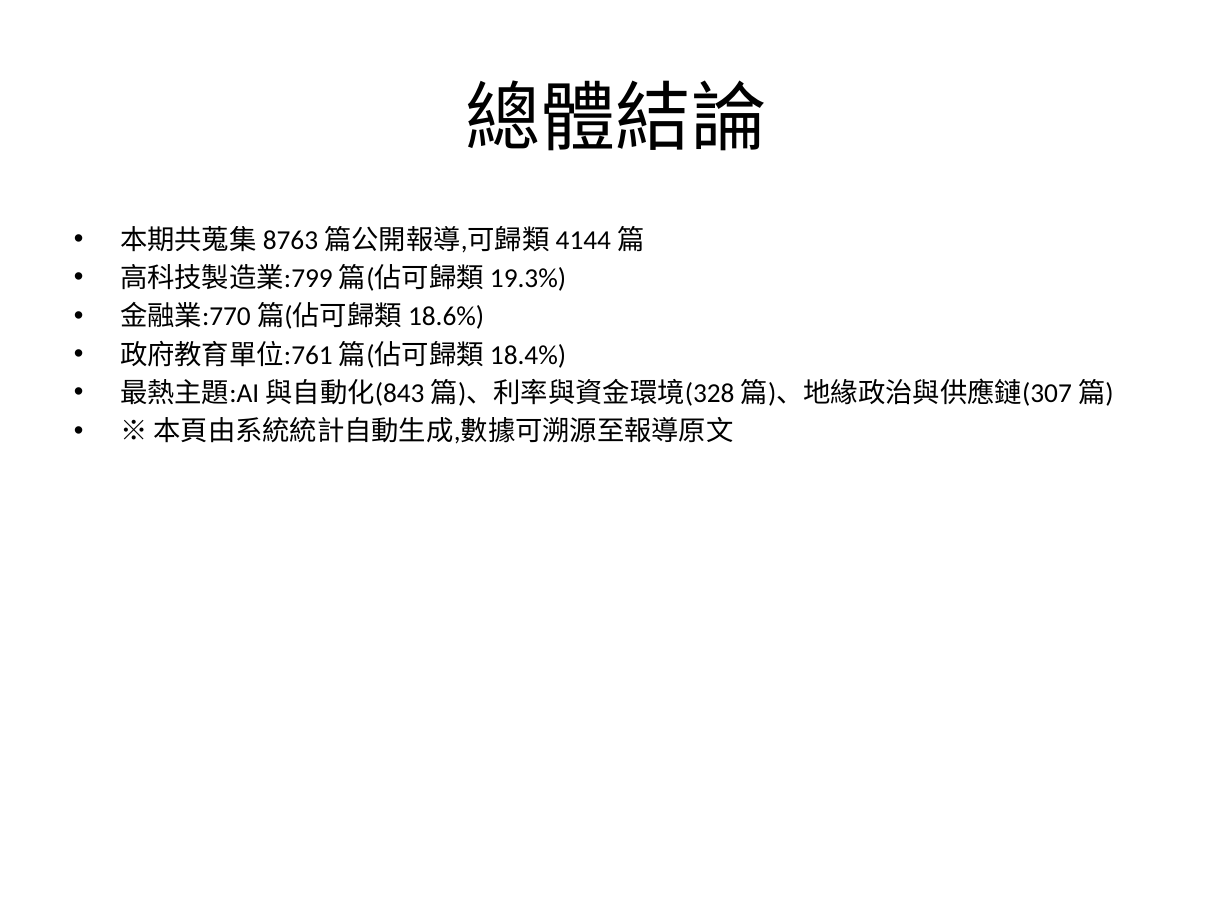
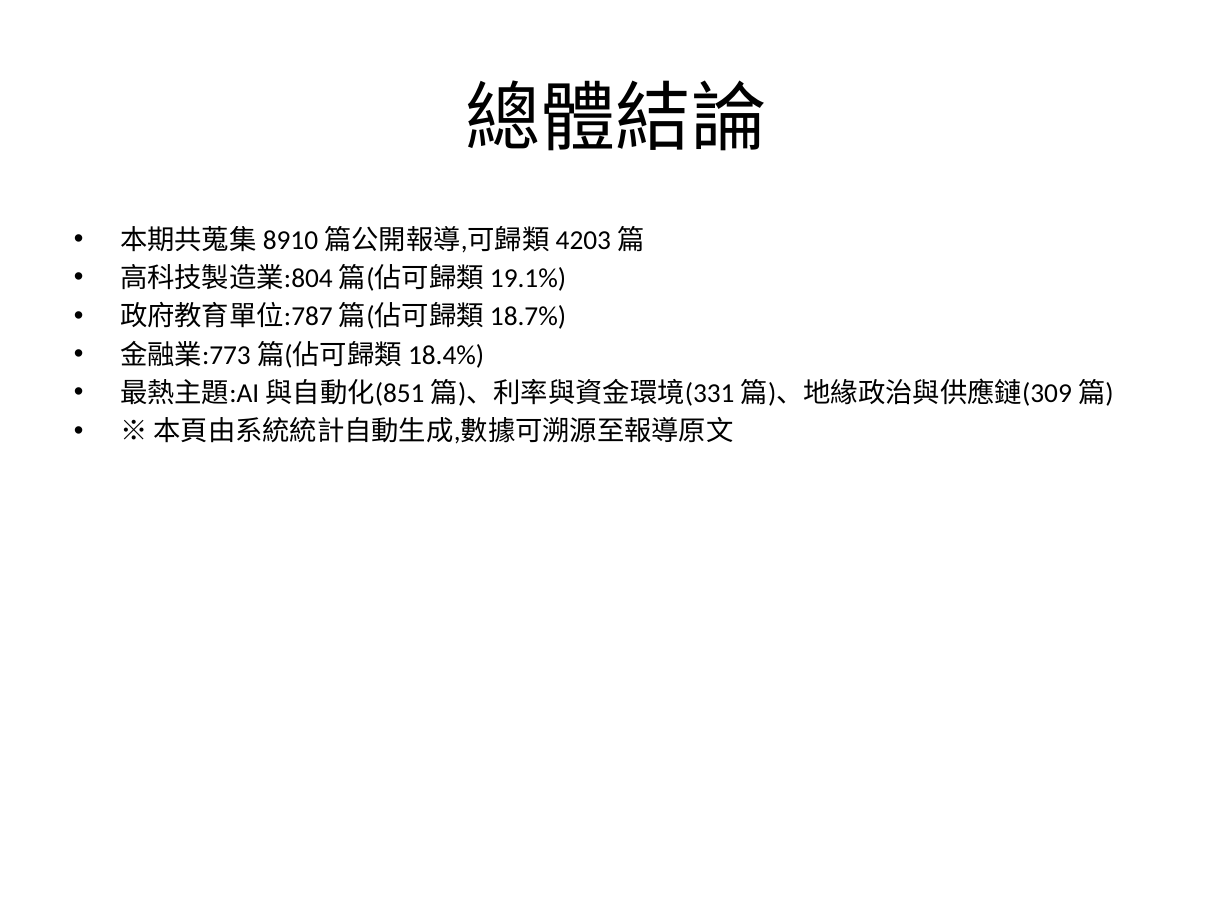
Before and after one commit to AndyChen825/industry-monitor, a slide deck: slide 2 of docs/reports/台灣產業趨勢監測週報_2026-09-21_2026-09-28.pptx. Drawn at 1232x924 pixels with LibreOffice and Linux fonts; fonts in the diff are those of the drawing. Boxes give left, top, right and bottom in pixels: in the first picture for what was removed or moved away, otherwise in the second. Text is boxed around its words. In the diff, an @@ line names an element or a change of style, - is before the commit and + after.

```diff
--- a/docs/reports/台灣產業趨勢監測週報_2026-09-21_2026-09-28.pptx
+++ b/docs/reports/台灣產業趨勢監測週報_2026-09-21_2026-09-28.pptx
@@ text at box(120, 226, 1114, 406): text changed @@
-• 本期共蒐集 8763 篇公開報導,可歸類 4144 篇
-• 高科技製造業:799 篇(佔可歸類 19.3%)
-• 金融業:770 篇(佔可歸類 18.6%)
-• 政府教育單位:761 篇(佔可歸類 18.4%)
-• 最熱主題:AI 與自動化(843 篇)、利率與資金環境(328 篇)、地緣政治與供應鏈(307 篇)
+• 本期共蒐集 8910 篇公開報導,可歸類 4203 篇
+• 高科技製造業:804 篇(佔可歸類 19.1%)
+• 政府教育單位:787 篇(佔可歸類 18.7%)
+• 金融業:773 篇(佔可歸類 18.4%)
+• 最熱主題:AI 與自動化(851 篇)、利率與資金環境(331 篇)、地緣政治與供應鏈(309 篇)
```
Also in this commit, not shown: 4 other slides changed, 6 other files.
